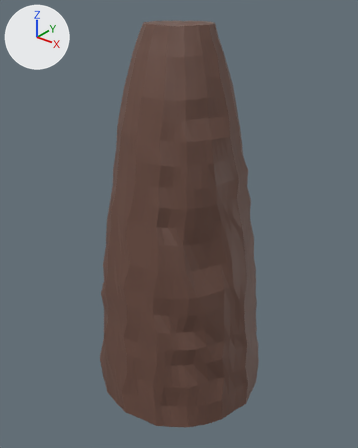
A saved change to the Blender file Vr Light Donkey King/Assets/structure/mountain/montaña 1.blend.
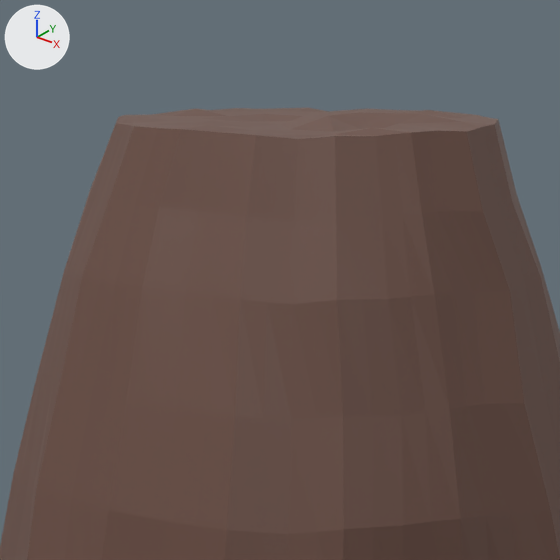
There are two pictures of each version: one whole from a camera (50 mm lens) standing at (9.09, -11.42, 0.98) and looking at (-0.01, -0.05, -6.08), one close up on the part from 34% to 63% of the width and 0% to 24% of the height. Lighting does not change. The marker at upper left points along +X, +Y and +Z.
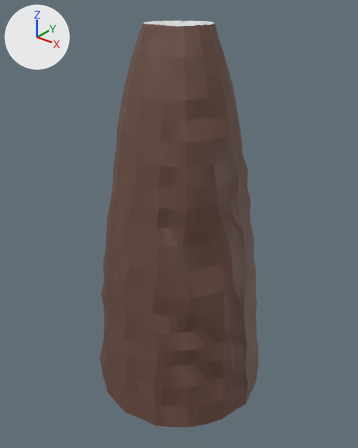
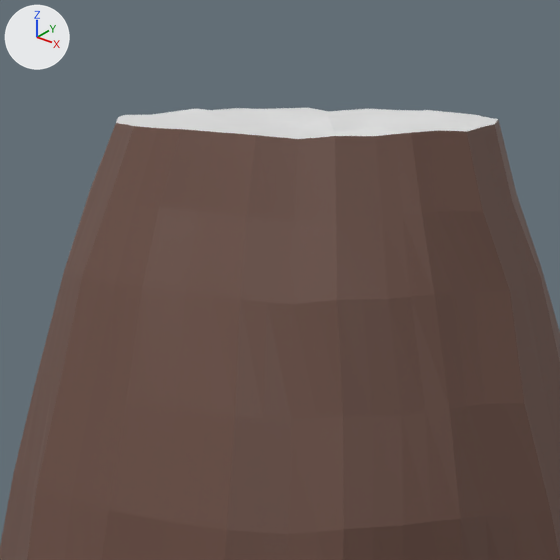
What differs and where, as boxes [x1, y1, x2, y2] in the close-ups (560 x 560 px):
part 1 of me_circle, recoloured (brown to white)
    both: [116, 108, 498, 139]

What the commit changed:
Material 'surfac' (mat_surfac) is new.
Its base color is (0.8, 0.8, 0.8) (white #e7e7e7).
me_circle has 1569 vertices, 1793 faces and spans x -2.9..2.93, y -2.91..2.9, z -12.13..0.06.
me_circle is used by ob_circle; location (0.0, 0.0, 0.0).
me_circle part 1: all 512 faces centred in x -0.95..0.98, y -0.94..0.96, z -0.03..0.05 switch from mat_mountainbase (brown #6d4e43) to mat_surfac (white #e7e7e7).
